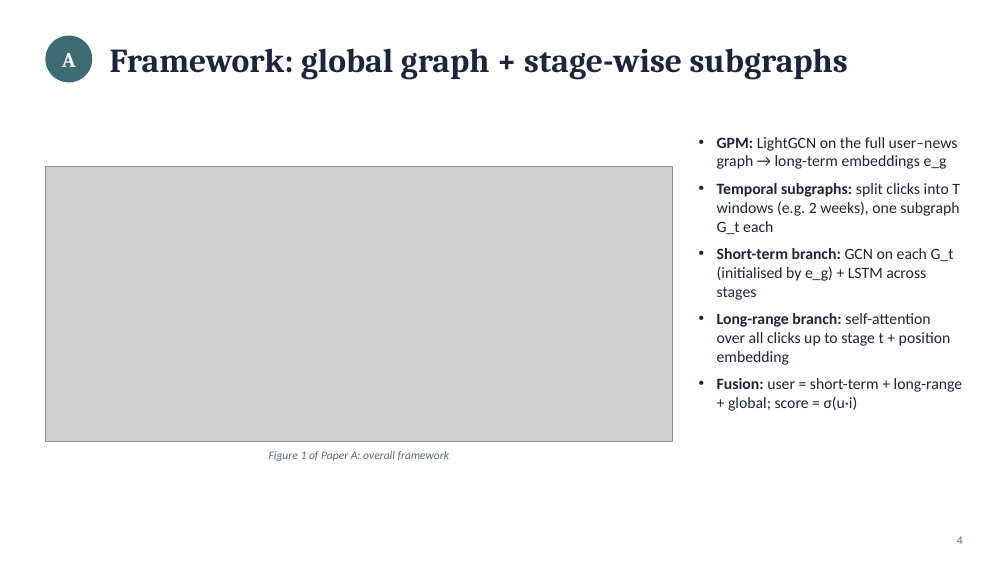
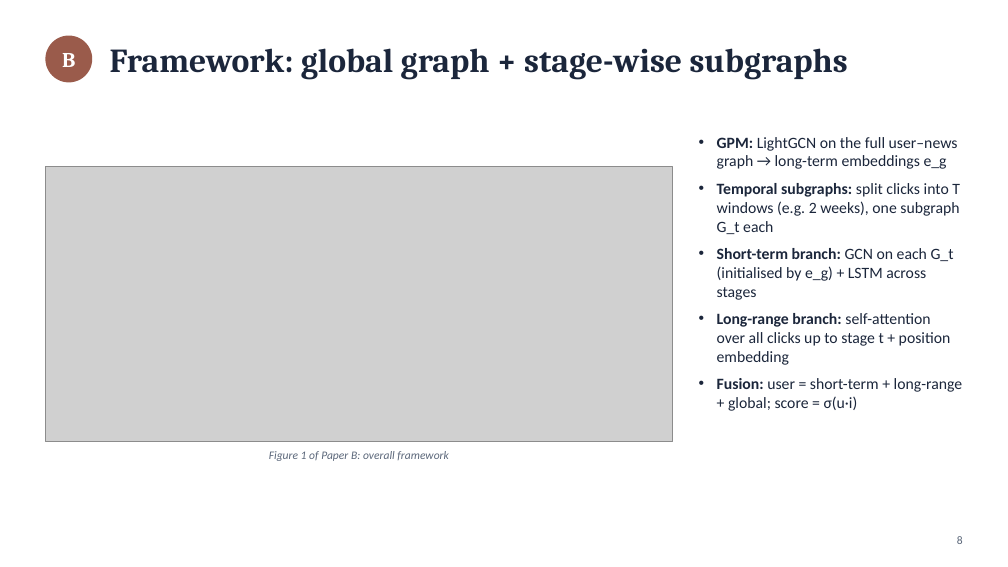
Before and after one commit to CH-Joshua-Hsiao/NYCU-BigDataAnalytics-Papers, a slide deck: slide 8 of paper_presentation.pptx (slide 4 before the commit). Drawn at 1008x567 pixels with LibreOffice and Linux fonts; fonts in the diff are those of the drawing; grey boxes stand for pictures. Boxes give left, top, right and bottom in pixels: in the first picture for what was removed or moved away, otherwise in the second. Text is boxed around its words. In the diff, an @@ line names an element or a change of style, - is before the commit and + after.

```diff
--- a/paper_presentation.pptx
+++ b/paper_presentation.pptx
@@ ellipse "B" at [45,36,92,82]: fill #3D6B73 to #9A5B4B @@
@@ text in ellipse at [62,53,75,67]: text changed @@
-A
+B
@@ text at [269,451,448,461]: text changed @@
-Figure 1 of Paper A: overall framework
+Figure 1 of Paper B: overall framework
@@ text at [957,536,963,544]: text changed @@
-4
+8
```
Also in this commit, not shown: 12 other slides changed, 16 other files.
